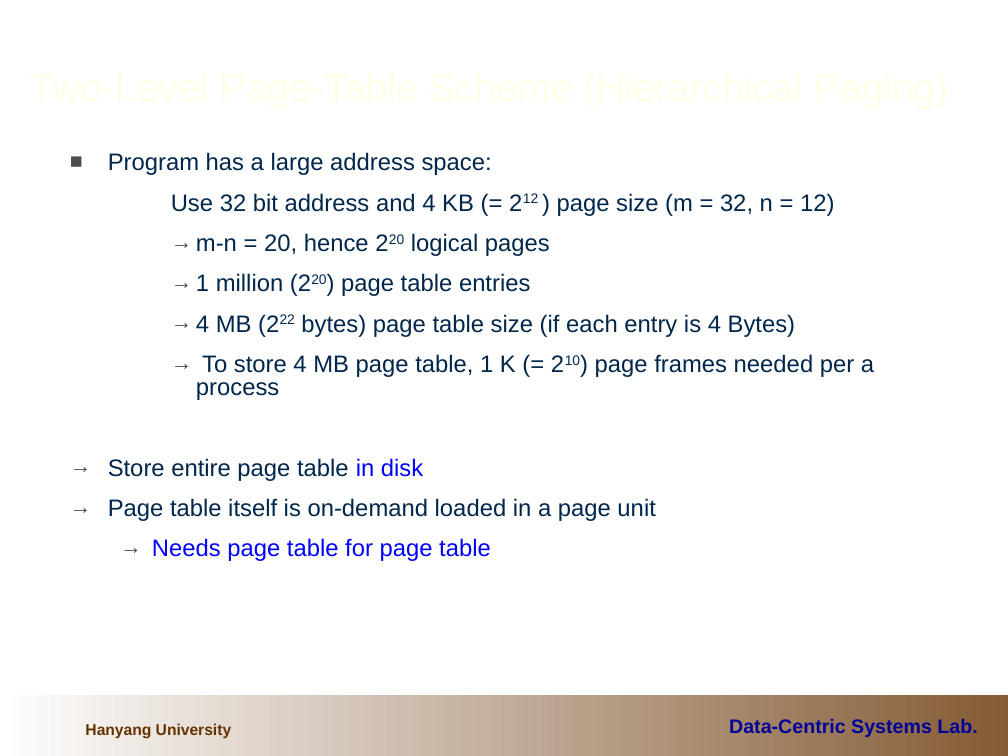
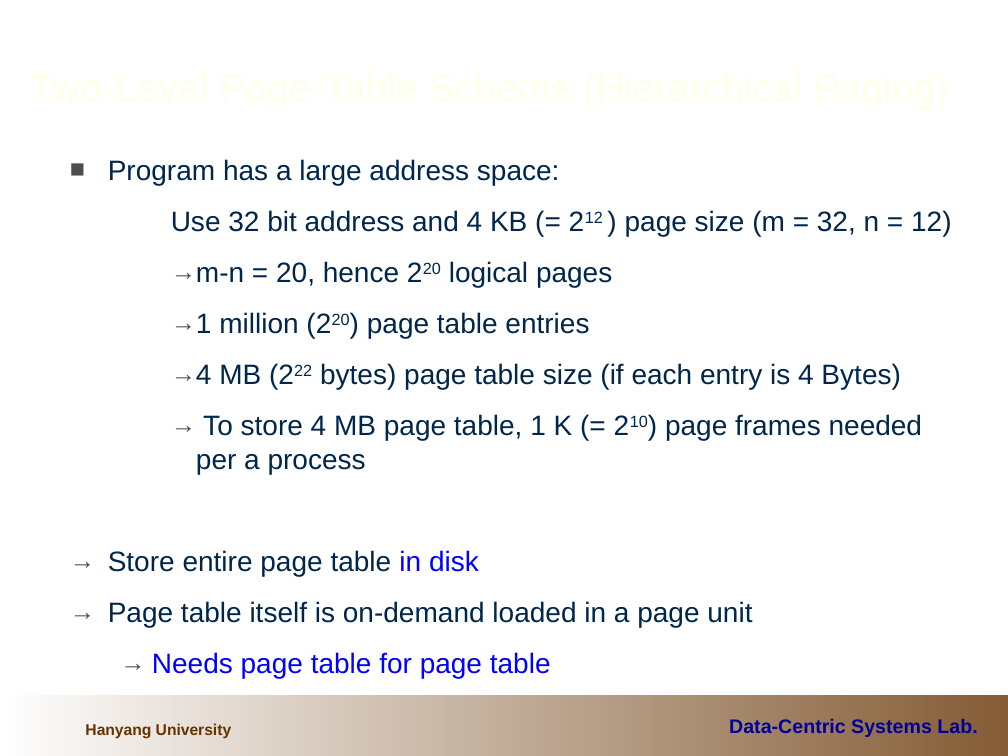
Before and after one commit to cocojk/major, a slide deck: slide 33 of os/이론/7.MemoryManagement.ppt. Drawn at 1008x756 pixels with LibreOffice and Linux fonts; fonts in the diff are those of the drawing; background and template pictures are left out. Boxes give left, top, right and bottom in pixels: in the first picture for what was removed or moved away, otherwise in the second. Text is boxed around its words. In the diff, an @@ line names an element or a change of style, - is before the commit and + after.

```diff
--- a/os/이론/7.MemoryManagement.ppt
+++ b/os/이론/7.MemoryManagement.ppt
@@ text "Program has a large address ..." at [108, 159, 952, 679]: size 17 to 20 pt; line spacing 0.8 to 1 @@
```
Also in this commit, not shown: 5 other slides changed.
